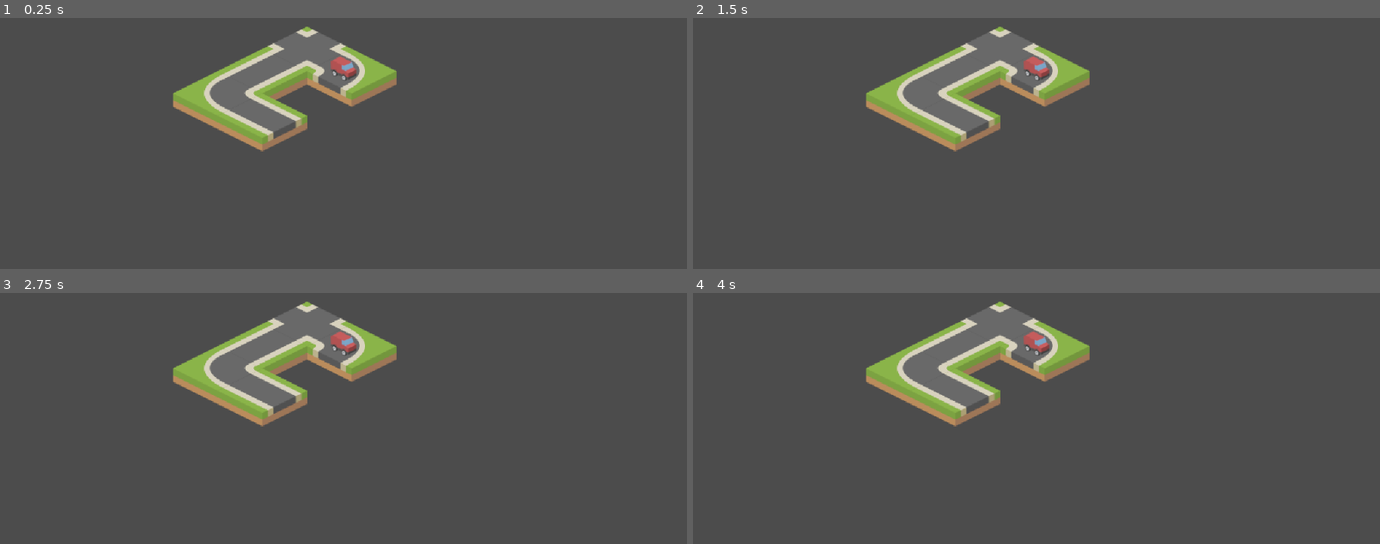
Above: before the commit, frames 1-4 (two rows, left to right).
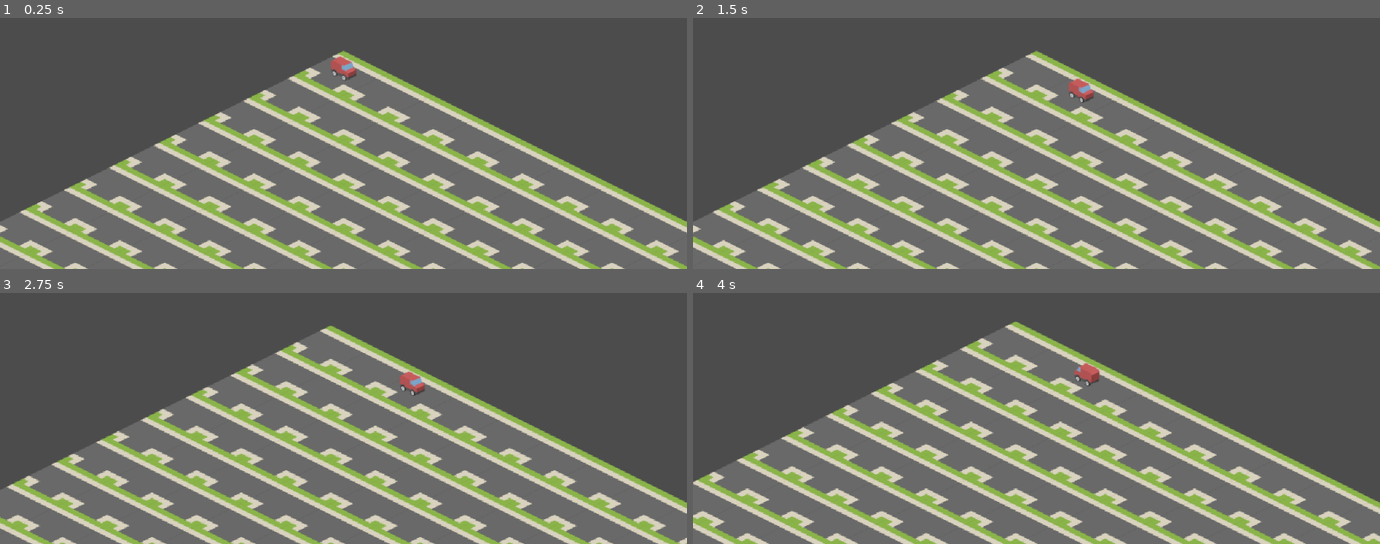
Above: after the commit, the same moments.

Repository: ahungry/games-scratch
Game: Godot game, scene res://Maze.tscn
Two runs of this game, one before a commit and one after it. Both use one fixed random seed, a clock stepped at 60 frames per second and the inputs below.
Inputs (mouse positions are in pixels of both pictures, inside the frame that each line leads up to):
- Up to frame 1 (0.25 s): no input
- Up to frame 2 (1.5 s): tap Enter at 0.5 s; move the mouse to (1187, 48) at 0.52 s; hold Right (ui_right) 0.53-1.28 s; hold Mouse wheel down (scroll_down) 0.53-1.28 s; move the mouse to (899, 88) at 1.27 s; hold Down (ui_down) from 1.28 s (still down); tap Mouse wheel up (scroll_up) at 1.35 s
- Up to frame 3 (2.75 s): tap Space at 2 s; move the mouse to (outside the picture) at 2.02 s; release Down (ui_down) at 2.03 s; hold Right (ui_right) from 2.03 s (still down); hold Mouse wheel down (scroll_down) from 2.03 s (still down)
- Up to frame 4 (4 s): move the mouse to (1002, 423) at 2.77 s; release Right (ui_right) at 2.78 s; release Mouse wheel down (scroll_down) at 2.78 s; hold Up (ui_up) 2.78-3.53 s; tap Mouse wheel up (scroll_up) at 2.85 s; tap Enter at 3.5 s; move the mouse to (1242, 403) at 3.52 s; hold Left (ui_left) from 3.53 s (still down); hold Mouse wheel down (scroll_down) from 3.53 s (still down)

The runs differ from the first frame. In frame 1, 55% of the frame differs, in the area x 0-100%, y 3-100%; in frame 2, 55%; in frame 3, 55%; in frame 4, 56%.
Error before the commit: Parse Error: The method "show_message" isn't declared in the current class. (res://Truck.gd:53)

Commit message:
Good

Diff:
--- a/tilemaps-and-grids/Truck.gd
+++ b/tilemaps-and-grids/Truck.gd
@@ -42,15 +42,17 @@
 	#var http = HTTPRequest.instance()
 	var http = HTTPRequest.new()
 	add_child(http)
-	connect("request_completed", http, "_on_HTTPRequest_request_completed", [])
+	http.connect("request_completed", self, "_ack", [])
+	#http.request('http://httpbin.org/ip')
 	http.request('http://127.0.0.1:12345/')
-	printt("I am sending the request by now...")
 
-func _on_HTTPRequest_request_completed(result, response_code, headers, body):
+func _ack(result, response_code, headers, body):
 	printt("Got something back...")
+	printt(result)
+	printt(body.get_string_from_utf8())
 	var json = JSON.parse(body.get_string_from_utf8())
+	printt(json)
 	printt(json.result)
-	show_message("Your coords were: " + json.result.x + " and " + json.result.y)
 
 func move(dir):
 	if not can_move(dir):
Not shown, changed: tilemaps-and-grids/index.php
